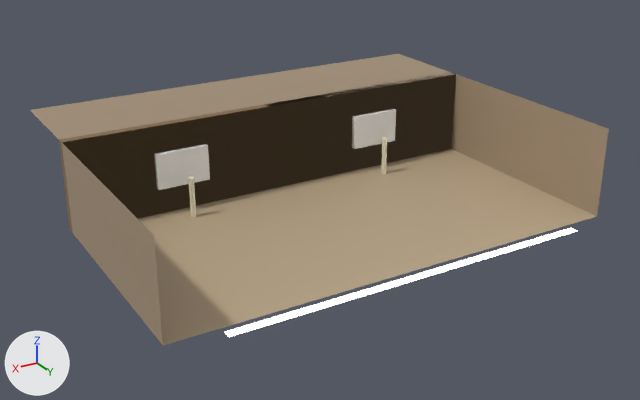
Two versions of the Blender file blender/model-e-vanity.blend, one commit apart.
Both versions are drawn from a 50 mm lens placed at (9.19, 19.48, 6.92), pointed at (0.06, 4.25, -0.69). Lighting does not change. The marker at lower left points along +X, +Y and +Z. The picture after the commit comes second.

Names of what the first picture shows: 'back_wall__backWall', 'basin_rect_0', 'basin_rect_1', 'counter_slab', 'faucet_0', 'faucet_1', 'front_panel__frontPanel', 'side_return_left__sideReturns', 'side_return_right__sideReturns', 'vanity_light'.
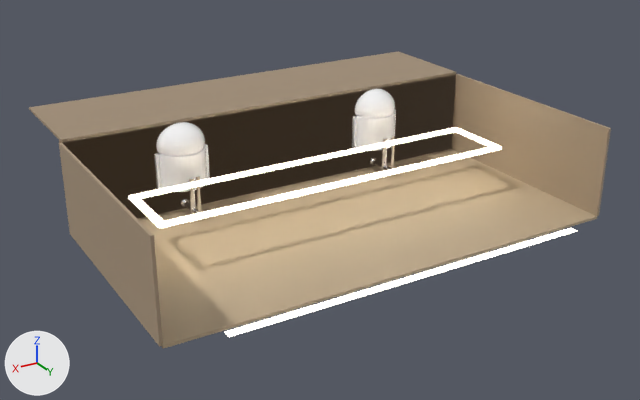
The change, as a diff of the scene's bpy script:
```diff
--- a/blender/model-e-vanity.blend.py
+++ b/blender/model-e-vanity.blend.py
@@ mat_led_frame @@
+mat_led_frame = principled_material('led_frame')
+mat_led_frame.base_color = (1.0, 0.95, 0.82)  # white #fff9ea
+mat_led_frame.emission_color = (1.0, 0.92, 0.75)  # pale yellow #fff6e1
+mat_led_frame.emission_strength = 4.0
@@ me_cylinder @@
 # used by ob_faucet_0; location = (0.0, 0.0, 0.0)
-me_cylinder.from_pydata(...)  # 64 vertices, 34 faces; spans x -2.56..-2.44, y 2.94..3.06, z -1.1..-0.1
+me_cylinder.from_pydata(...)  # 192 vertices, 106 faces; spans x -2.59..-2.41, y 2.475..3.425, z -1.1..0.055
+# me_cylinder part 1: a new loose piece, a 16-sided cylinder along y spanning x -2.55..-2.45, y 2.475..3.425, z -0.9..-0.8, in mat_faucet (white #f6f7f9)
+# me_cylinder part 2: a new loose piece, a 16-sided cylinder along z spanning x -2.54..-2.46, y 3.31..3.39, z -0.895..0.055, in mat_faucet (white #f6f7f9)
+# other edits to the shape of me_cylinder do not show in these pictures
 me_cylinder.materials.append(mat_faucet)
@@ me_cylinder_001 @@
 # used by ob_faucet_1; location = (0.0, 0.0, 0.0)
-me_cylinder_001.from_pydata(...)  # 64 vertices, 34 faces; spans x 2.44..2.56, y 2.94..3.06, z -1.1..-0.1
+me_cylinder_001.from_pydata(...)  # 192 vertices, 106 faces; spans x 2.41..2.59, y 2.475..3.425, z -1.1..0.055
+# me_cylinder_001 part 3: a new loose piece, a 16-sided cylinder along y spanning x 2.45..2.55, y 2.475..3.425, z -0.9..-0.8, in mat_faucet (white #f6f7f9)
+# me_cylinder_001 part 4: a new loose piece, a 16-sided cylinder along z spanning x 2.46..2.54, y 3.31..3.39, z -0.895..0.055, in mat_faucet (white #f6f7f9)
+# other edits to the shape of me_cylinder_001 do not show in these pictures
 me_cylinder_001.materials.append(mat_faucet)
@@ me_vanity_mirror_led @@
+me_vanity_mirror_led.from_pydata(...)  # a box spanning x -4.1..4.1, y 5.17..5.33, z 0.03..0.09; a box spanning x -4.1..4.1, y 3.67..3.83, z 0.03..0.09; a box spanning x -4.13..-3.97, y 3.7..5.3, z 0.03..0.09; a box spanning x 3.97..4.13, y 3.7..5.3, z 0.03..0.09
+me_vanity_mirror_led.materials.append(mat_led_frame)  # white #fff9ea, glowing pale yellow #fff6e1
@@ ob_front_panel__frontpanel @@
 ob_front_panel__frontpanel.location = (0.0, 0.0, 0.0)
+_m = ob_front_panel__frontpanel.modifiers.new('Bevel', 'BEVEL')
+_m.width = 0.02
+_m.width_pct = 0.02
+_m.segments = 2
+_m = ob_front_panel__frontpanel.modifiers.new('Solidify', 'SOLIDIFY')
+_m.thickness = 0.06
+_m.use_even_offset = True
@@ ob_basin_round_0 @@
 ob_basin_round_0.location = (-2.5, 2.45, 0.0)
-ob_basin_round_0.hide_viewport = True
@@ ob_basin_vessel_0 @@
 ob_basin_vessel_0.scale = (1.0, 1.0, 0.8)
-ob_basin_vessel_0.hide_viewport = True
@@ ob_basin_round_1 @@
 ob_basin_round_1.location = (2.5, 2.45, 0.0)
-ob_basin_round_1.hide_viewport = True
@@ ob_basin_vessel_1 @@
 ob_basin_vessel_1.scale = (1.0, 1.0, 0.8)
-ob_basin_vessel_1.hide_viewport = True
@@ ob_vanity_mirror_led @@
+ob_vanity_mirror_led = bpy.data.objects.new('vanity_mirror_led', me_vanity_mirror_led)
+ob_vanity_mirror_led.location = (0.0, 0.0, 0.0)
```

Location of each change, (x1, y1, x2, y2) in pixels of the pictures (640 x 400 px):
'front_panel__frontPanel', modifiers changed: before (30, 54, 454, 140); after (29, 51, 456, 142)
'vanity_mirror_led', added: after (128, 127, 502, 228)
'basin_round_1', shown: after (157, 146, 207, 192)
'basin_vessel_1', shown: after (156, 122, 205, 156)
'basin_round_0', shown: after (357, 111, 395, 151)
'basin_vessel_0', shown: after (355, 89, 395, 119)
'faucet_1', reshaped: before (188, 177, 196, 217); after (180, 176, 201, 215)
part 1 of me_cylinder, added: after (372, 160, 391, 170)
part 2 of me_cylinder, added: after (391, 135, 395, 169)
part 3 of me_cylinder_001, added: after (183, 201, 198, 214)
part 4 of me_cylinder_001, added: after (196, 176, 201, 213)
'counter_top__counterTop', unchanged, uncovered by the edit: after (62, 74, 456, 219)
'basin_rect_1', unchanged, covered by the edit: before (154, 144, 210, 190); after (154, 144, 210, 189)
'basin_rect_0', unchanged, covered by the edit: before (352, 109, 396, 149); after (352, 110, 396, 148)
